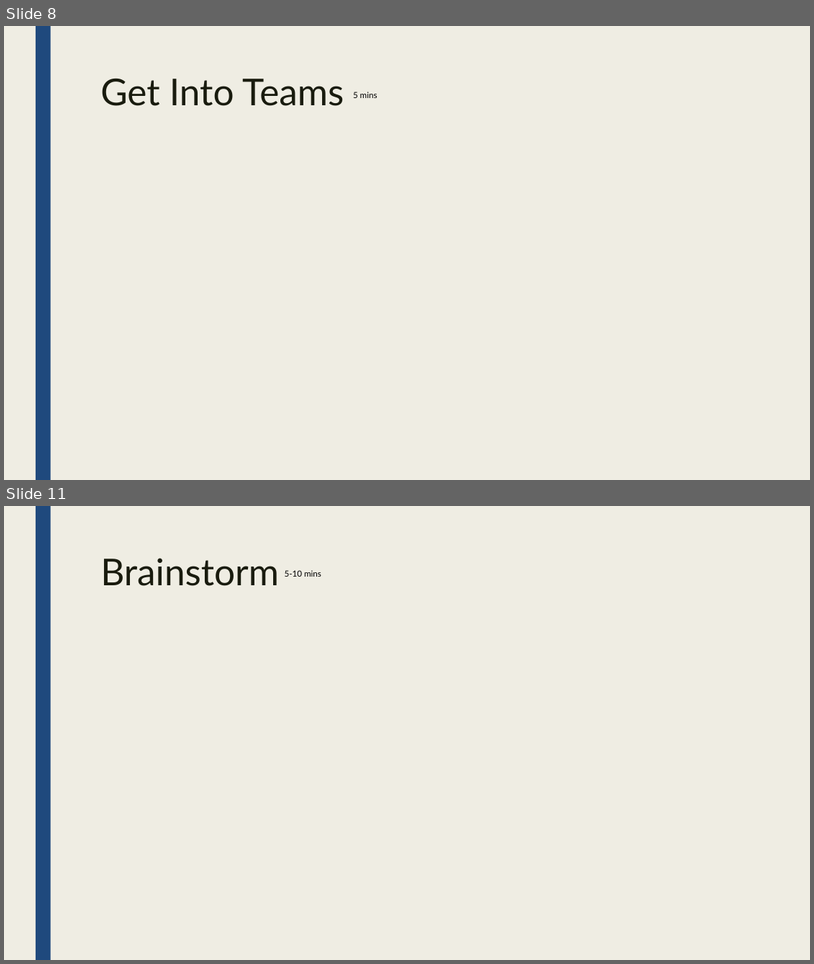
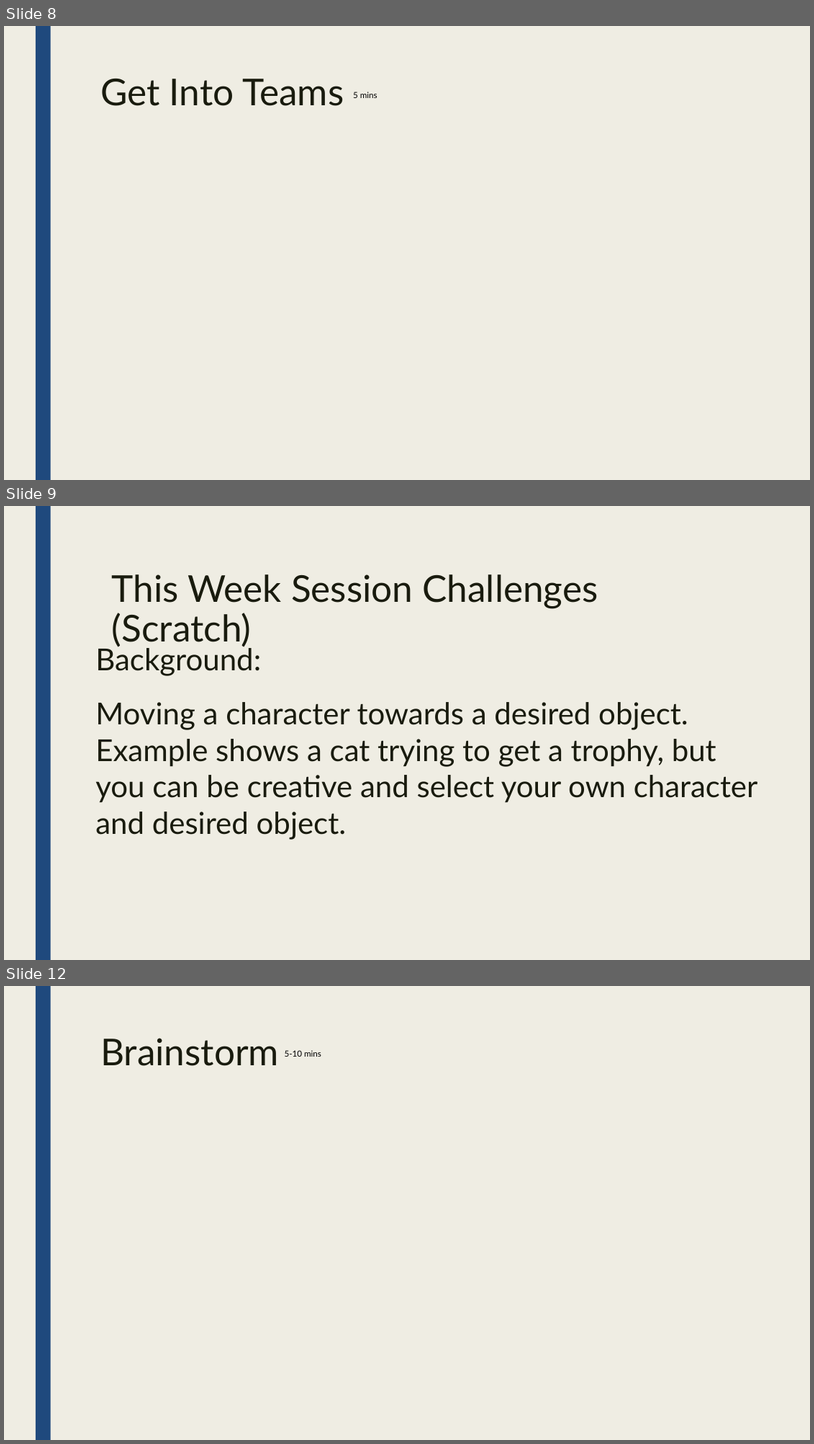
Before and after one commit to coderdojo-kells/instructional-materials, a slide deck: Slidedecks/CoderDojoKells_Autumn_Session5_031118.pptx. Shown one above the other, each under a label of ours: slides 8 and 11 before the commit, slides 8, 9 and 12 after it; the slides between them are not shown. The pictures are 814x964 and 814x1444 pixels, drawn with LibreOffice and Linux fonts; fonts in the diff are those of the drawing. Boxes give left, top, right and bottom in pixels: in the first picture for what was removed or moved away, otherwise in the second. Text is boxed around its words. In the diff, an @@ line names an element or a change of style, - is before the commit and + after.

Commit message:
20181101 updated session 5 slide deck

```diff
--- a/Slidedecks/CoderDojoKells_Autumn_Session5_031118.pptx
+++ b/Slidedecks/CoderDojoKells_Autumn_Session5_031118.pptx
@@ slide 9 added at [4, 506, 810, 960], background #EFEDE3; not listed: 1 template element that a slide beside it also shows @@
@@ text added at [112, 574, 599, 649], 44 pt, text #191B0E @@
+This Week Session Challenges (Scratch)
@@ text added at [95, 644, 759, 839], 36 pt, text #191B0E @@
+Background:
+Moving a character towards a desired object. Example shows a cat trying to get a trophy, but you can be creative and select your own character and desired object.
@@ what was slide 11 is now slide 12 @@
```
Also in this commit, not shown: 4 slides changed, 1 other file.
